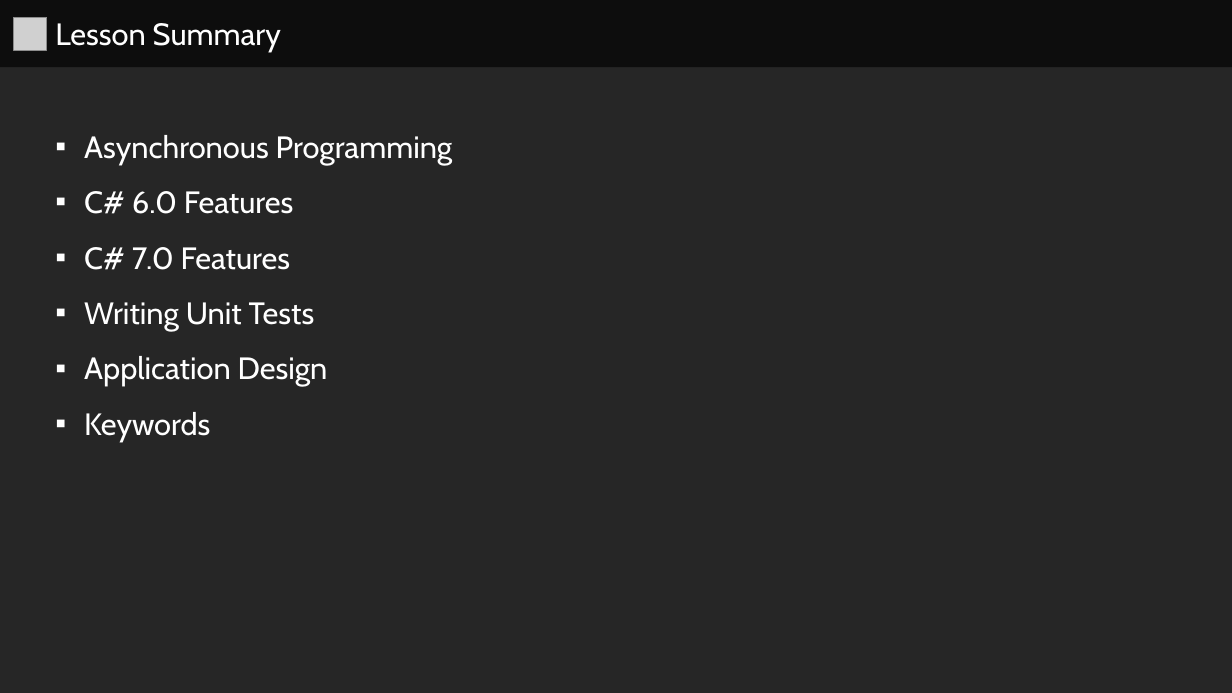
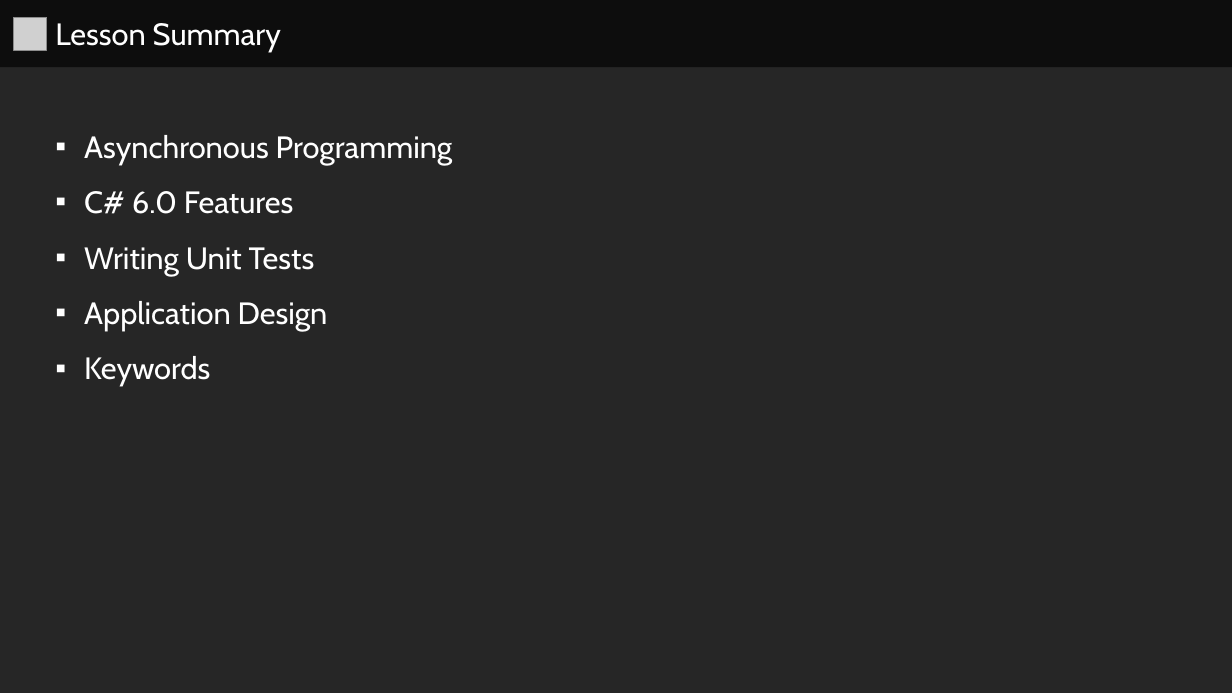
Before and after one commit to series0ne/DotNetFundamentalsWithCSharp, a slide deck: slide 2 of Lesson 7/Lesson 7.pptx. Drawn at 1232x693 pixels with LibreOffice and Linux fonts; fonts in the diff are those of the drawing; grey boxes stand for pictures. Boxes give left, top, right and bottom in pixels: in the first picture for what was removed or moved away, otherwise in the second. Text is boxed around its words. In the diff, an @@ line names an element or a change of style, - is before the commit and + after.

```diff
--- a/Lesson 7/Lesson 7.pptx
+++ b/Lesson 7/Lesson 7.pptx
@@ text in rectangle at [84, 247, 291, 270]: paragraph removed @@
-  ▪ C# 7.0 Features
```
Also in this commit, not shown: 4 other slides changed, 12 slides removed, 5 other files.
